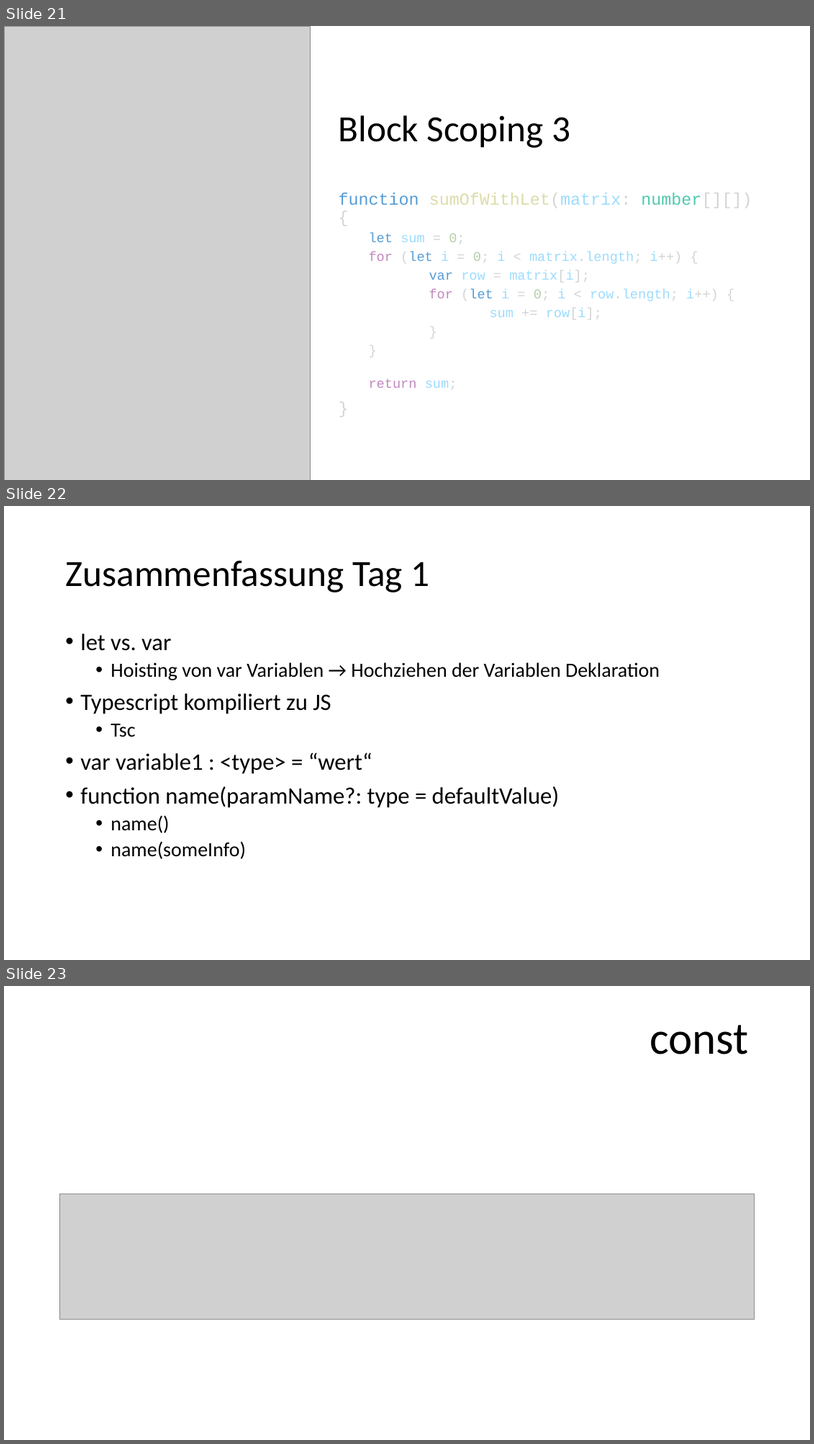
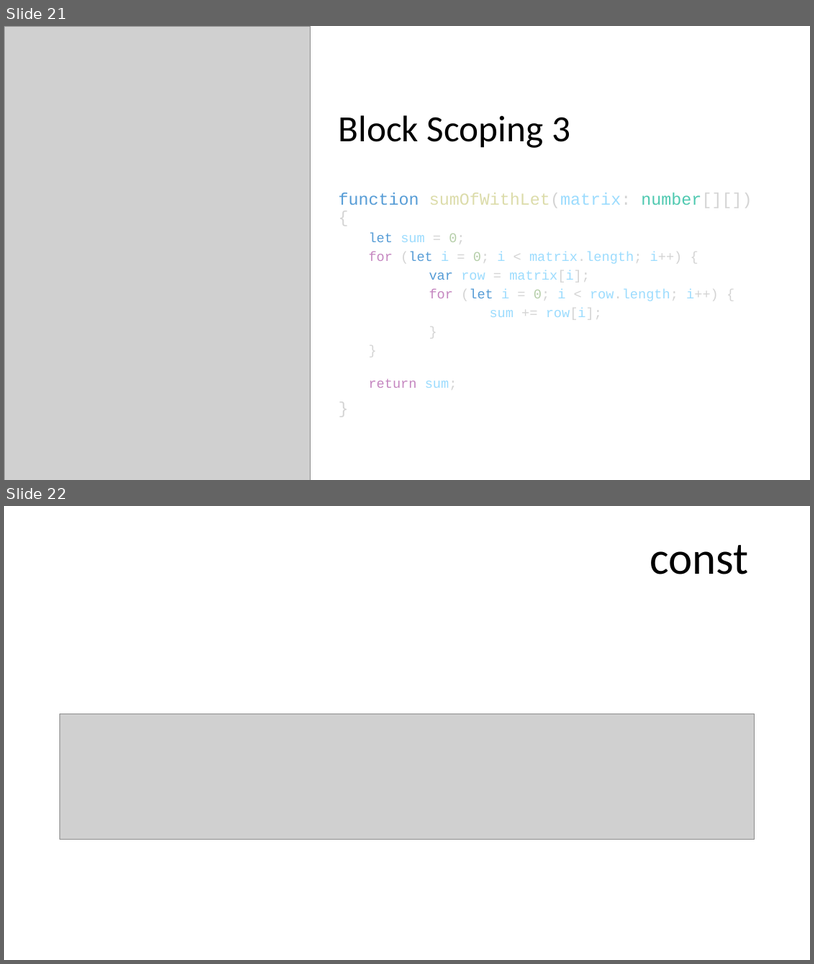
Before and after one commit to goetzingert/angular, a slide deck: presentation.pptx. Shown one above the other, each under a label of ours: slides 21, 22 and 23 before the commit, slides 21 and 22 after it. The pictures are 814x1444 and 814x964 pixels, drawn with LibreOffice and Linux fonts; fonts in the diff are those of the drawing; grey boxes stand for pictures. Boxes give left, top, right and bottom in pixels: in the first picture for what was removed or moved away, otherwise in the second. Text is boxed around its words. In the diff, an @@ line names an element or a change of style, - is before the commit and + after.

```diff
--- a/presentation.pptx
+++ b/presentation.pptx
@@ slide 22 removed at (4,506,810,960), background #FFFFFF @@
@@ title removed at (65,560,430,592) @@
-Zusammenfassung Tag 1
@@ text removed at (80,633,660,859) @@
-• let vs. var
-  • Hoisting von var Variablen → Hochziehen der Variablen Deklaration
-• Typescript kompiliert zu JS
-  • Tsc
-• var variable1 : <type> = “wert“
-• function name(paramName?: type = defaultValue)
-  • name()
-  • name(someInfo)
@@ what was slide 23 is now slide 22 @@
```
Also in this commit, not shown: 11 slides changed, 1 slide added, 1 other slide removed, 7 other files.
